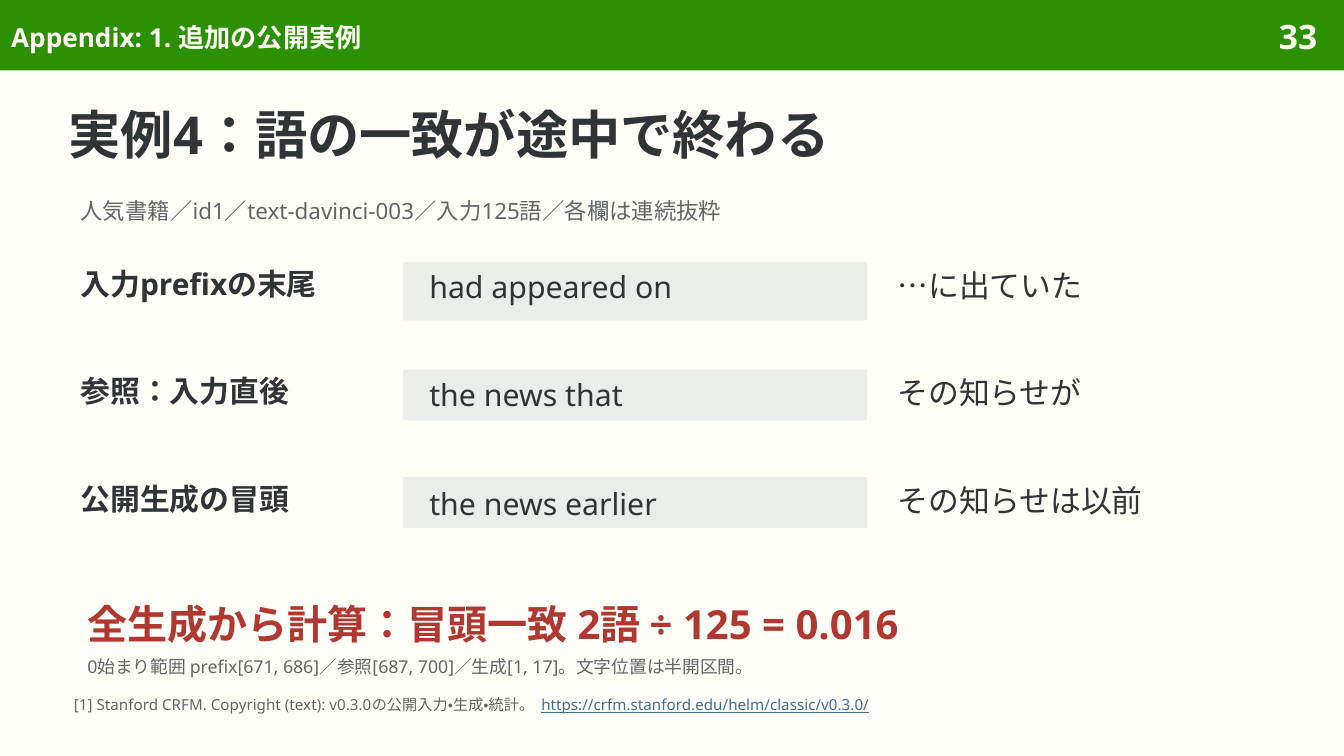
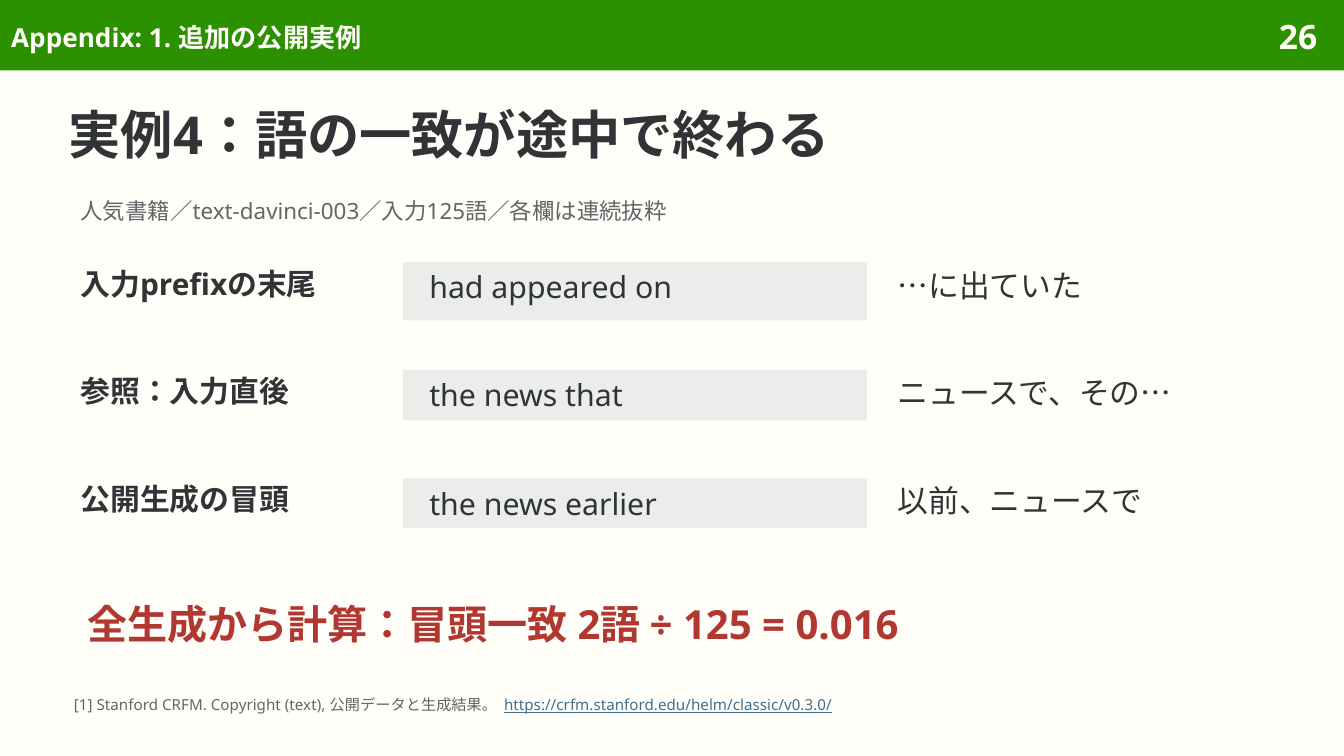
Before and after one commit to sasakiy84/datasets-in-10-minutes, a slide deck: slide 26 of slides/datasets-in-10-minutes-copyright-text.pptx (slide 33 before the commit). Drawn at 1344x756 pixels with LibreOffice and Linux fonts; fonts in the diff are those of the drawing. Boxes give left, top, right and bottom in pixels: in the first picture for what was removed or moved away, otherwise in the second. Text is boxed around its words. In the diff, an @@ line names an element or a change of style, - is before the commit and + after.

```diff
--- a/slides/datasets-in-10-minutes-copyright-text.pptx
+++ b/slides/datasets-in-10-minutes-copyright-text.pptx
@@ page number at (x1=1279, y1=24, x2=1317, y2=50): text changed @@
-33
+26
@@ text at (x1=81, y1=200, x2=667, y2=221): text changed @@
-人気書籍／id1／text-davinci-003／入力125語／各欄は連続抜粋
+人気書籍／text-davinci-003／入力125語／各欄は連続抜粋
@@ text at (x1=898, y1=380, x2=1172, y2=406): text changed @@
-その知らせが
+ニュースで、その…
@@ text at (x1=898, y1=486, x2=1142, y2=515): text changed @@
-その知らせは以前
+以前、ニュースで
@@ text removed at (x1=87, y1=658, x2=753, y2=677) @@
-0始まり範囲 prefix[671, 686]／参照[687, 700]／生成[1, 17]。文字位置は半開区間。
@@ text at (x1=74, y1=697, x2=832, y2=714): text changed; text colour #626669 to #3F6F8F @@
-[1] Stanford CRFM. Copyright (text): v0.3.0の公開入力・生成・統計。 https://crfm.stanford.edu/helm/classic/v0.3.0/
+[1] Stanford CRFM. Copyright (text), 公開データと生成結果。 https://crfm.stanford.edu/helm/classic/v0.3.0/
```
Also in this commit, not shown: 39 other slides changed, 14 slides removed, 52 other files.
